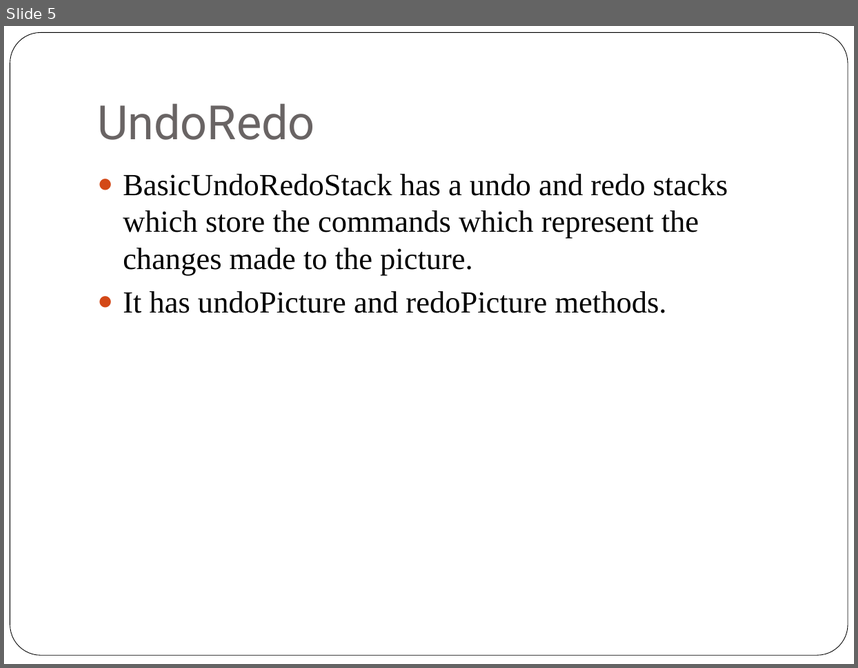
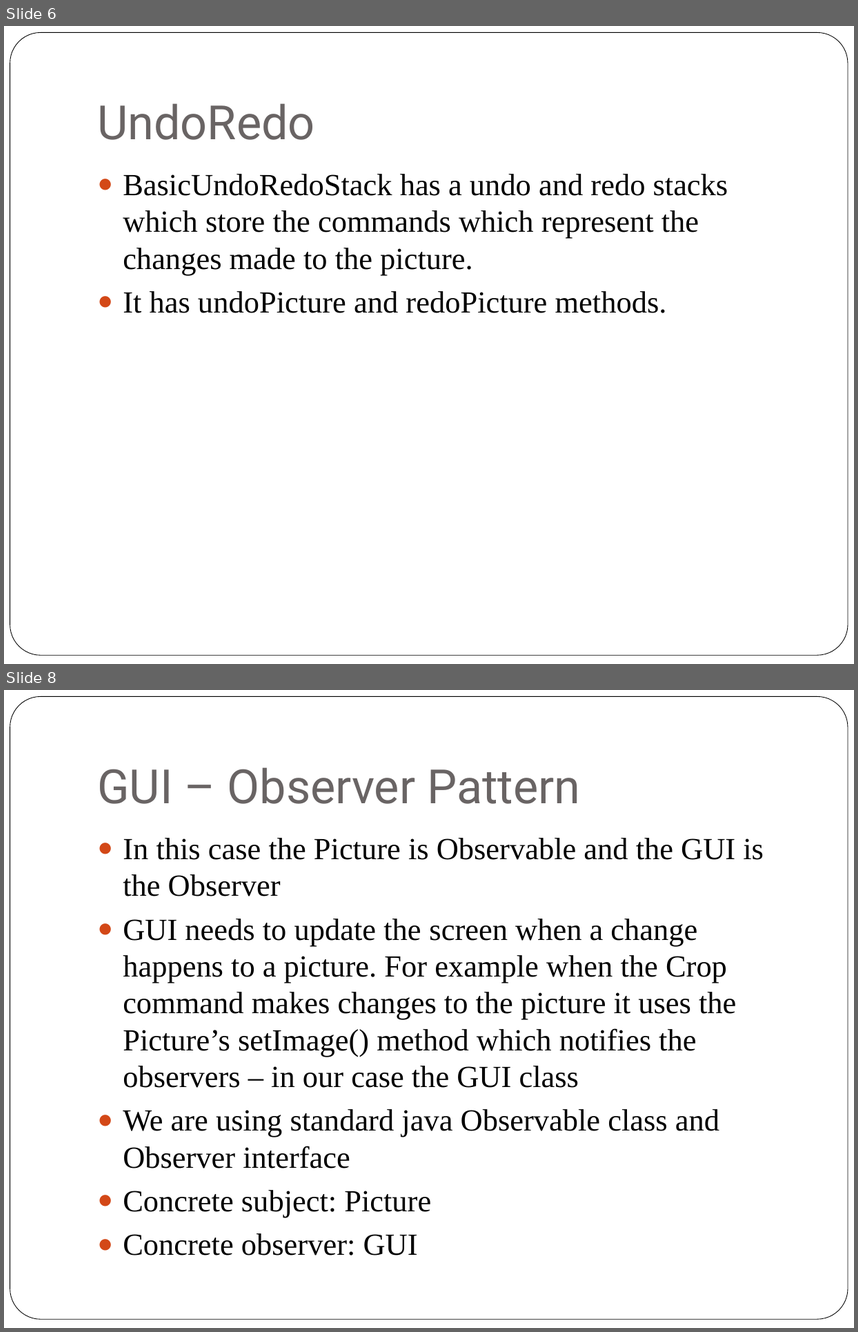
Before and after one commit to axl3697/Aether, a slide deck: ImageAlbumProject/doc/ImageAlbumPresentation.pptx. Shown one above the other, each under a label of ours: slide 5 before the commit, slides 6 and 8 after it; the slides between them are not shown. The pictures are 858x668 and 858x1332 pixels, drawn with LibreOffice and Linux fonts; fonts in the diff are those of the drawing. Boxes give left, top, right and bottom in pixels: in the first picture for what was removed or moved away, otherwise in the second. Text is boxed around its words. In the diff, an @@ line names an element or a change of style, - is before the commit and + after.

Commit message:
Final Image Album Project
Final Image Album Project

```diff
--- a/ImageAlbumProject/doc/ImageAlbumPresentation.pptx
+++ b/ImageAlbumProject/doc/ImageAlbumPresentation.pptx
@@ slide 8 added at (4,690,854,1328), background #FFFFFF; not listed: 1 template element that a slide beside it also shows @@
@@ title added at (97,767,580,804), 40 pt, text #696464 @@
+GUI – Observer Pattern
@@ text added at (123,838,764,1255), 26 pt, text #000000 @@
+● In this case the Picture is Observable and the GUI is the Observer
+● GUI needs to update the screen when a change happens to a picture. For example when the Crop command makes changes to the picture it uses the Picture’s setImage() method which notifies the observers – in our case the GUI class
+● We are using standard java Observable class and Observer interface
+● Concrete subject: Picture
+● Concrete observer: GUI
@@ what was slide 5 is now slide 6 @@
```
Also in this commit, not shown: 2 slides changed, 3 other slides added, 6 other files.
